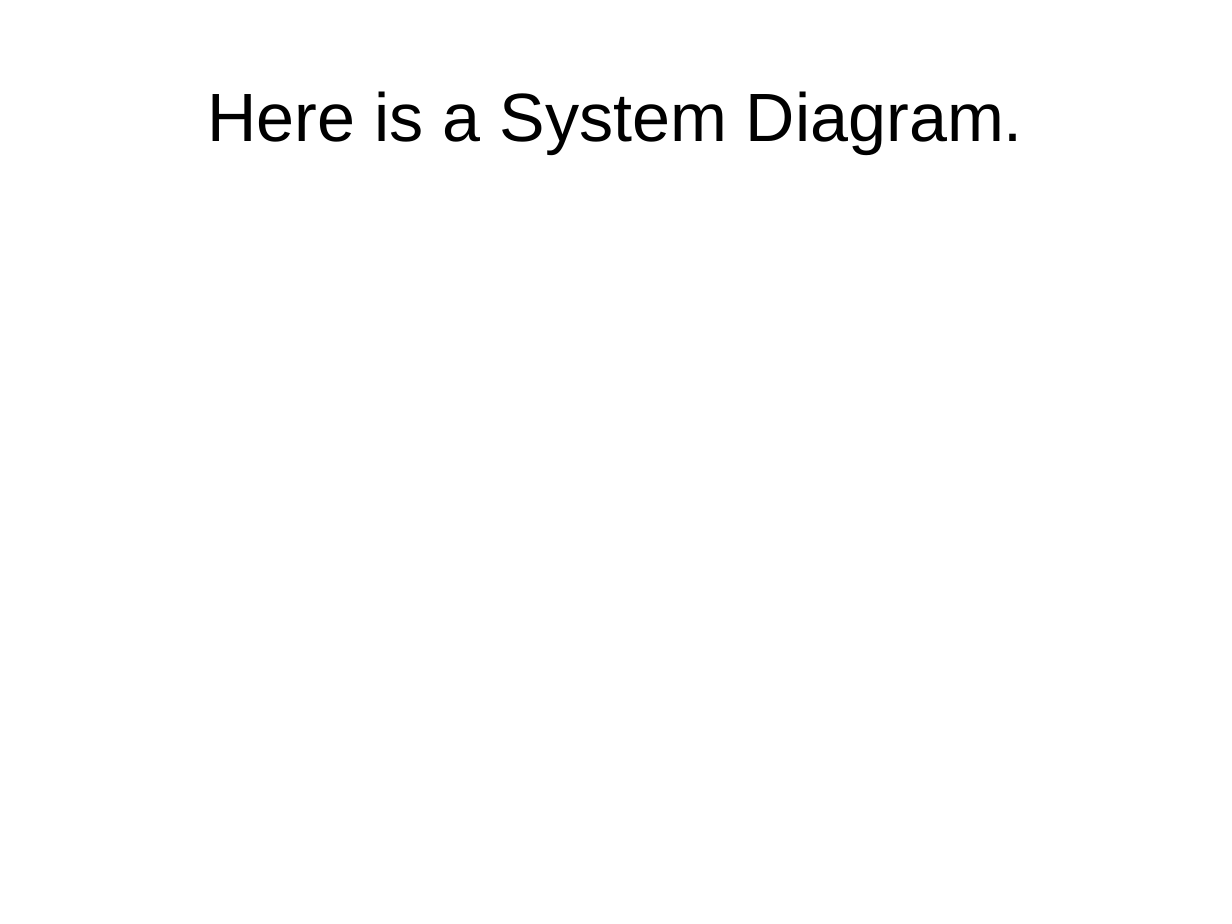
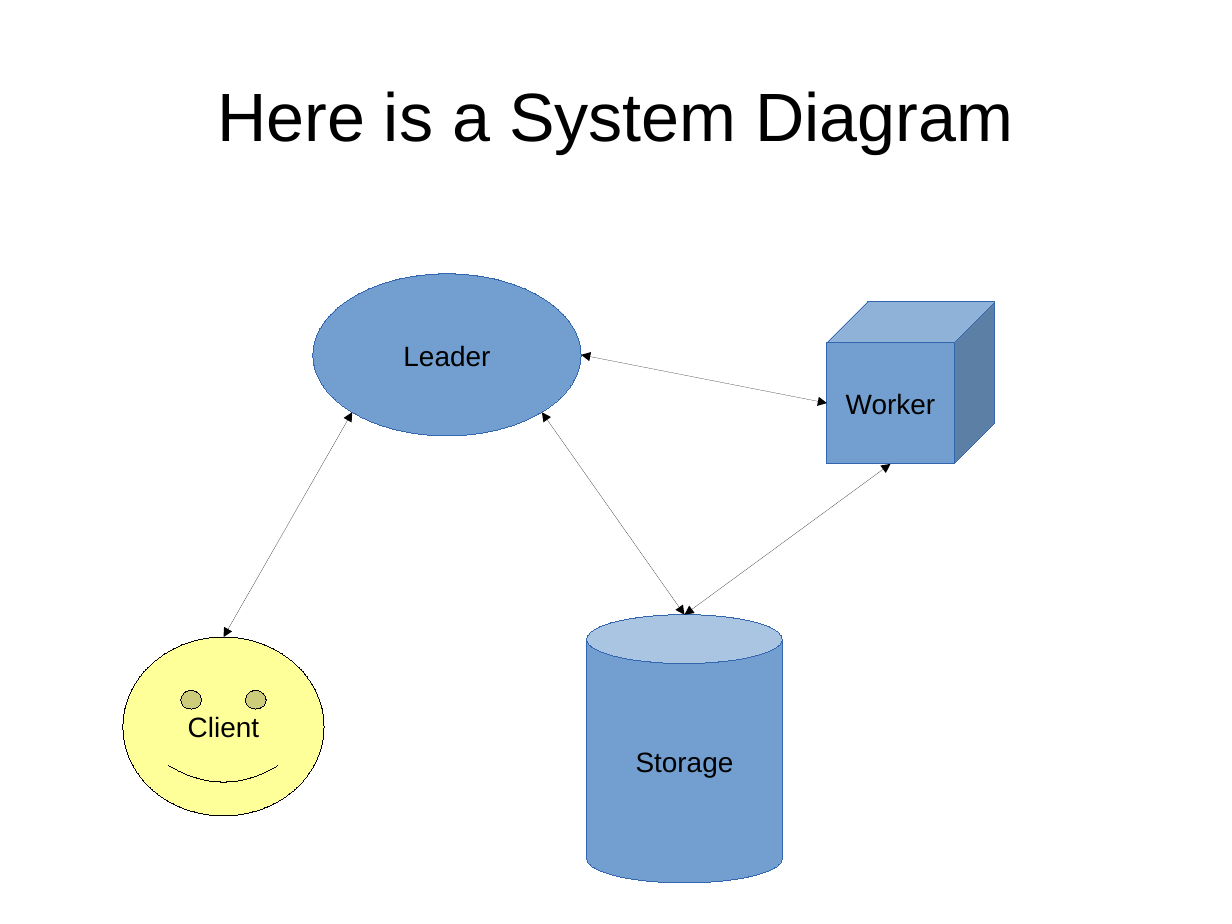
Before and after one commit to junekihong/GenomicsProject, a slide deck: slide 6 of Presentation.odp. Drawn at 1232x924 pixels with LibreOffice and Linux fonts; fonts in the diff are those of the drawing. Boxes give left, top, right and bottom in pixels: in the first picture for what was removed or moved away, otherwise in the second. Text is boxed around its words. In the diff, an @@ line names an element or a change of style, - is before the commit and + after.

Commit message:
Add system diagram

```diff
--- a/Presentation.odp
+++ b/Presentation.odp
@@ title at box(217, 91, 1013, 153): text changed @@
-Here is a System Diagram.
+Here is a System Diagram
@@ ellipse added at box(313, 274, 581, 436), fill #729FCF, outline #3465AF 0 pt, 18 pt, text #000000 @@
+Leader
@@ cube added at box(827, 302, 995, 464), fill #729FCF, outline #3465AF 0 pt, 18 pt, text #000000 @@
+Worker
@@ double arrow added from (581, 354) to (827, 404), #000000 0 pt @@
@@ double arrow added from (352, 413) to (224, 637), #000000 0 pt @@
@@ double arrow added from (542, 413) to (685, 615), #000000 0 pt @@
@@ double arrow added from (891, 464) to (684, 615), #000000 0 pt @@
@@ cylinder added at box(587, 615, 783, 883), fill #729FCF, outline #3465AF 0 pt, 18 pt, text #000000 @@
+Storage
@@ smiley face added at box(123, 637, 324, 816), fill #FFFF99, outline #000000 0 pt, 18 pt, text #000000 @@
+Client
```
